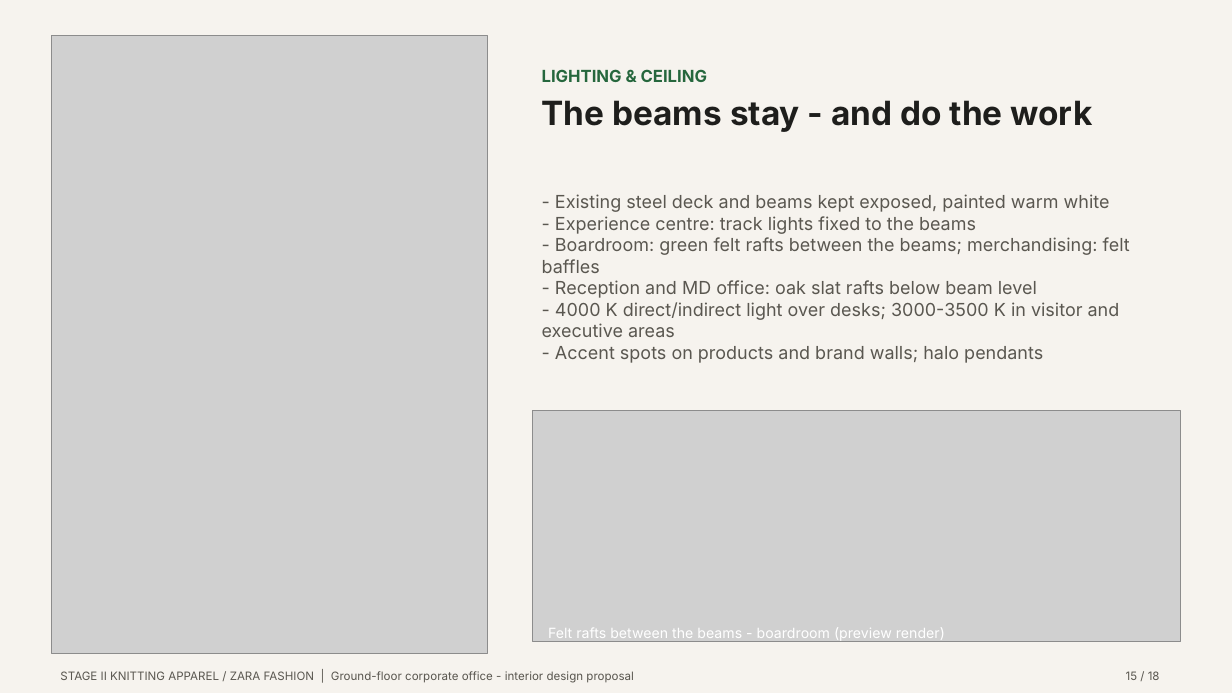
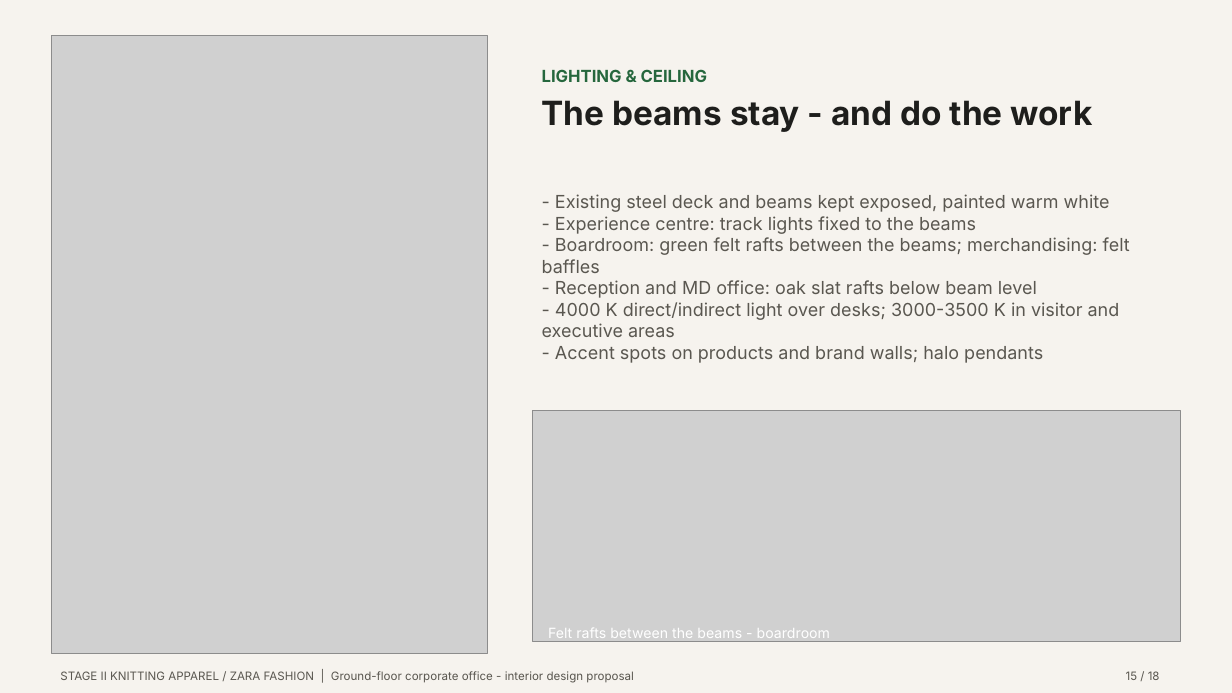
Before and after one commit to i-m-r-a-n/Practice01, a slide deck: slide 15 of GARMENT_OFFICE_FINAL_PRESENTATION/03_PRESENTATION/Garment_Office_Design_Pitch.pptx. Drawn at 1232x693 pixels with LibreOffice and Linux fonts; fonts in the diff are those of the drawing; grey boxes stand for pictures. Boxes give left, top, right and bottom in pixels: in the first picture for what was removed or moved away, otherwise in the second. Text is boxed around its words. In the diff, an @@ line names an element or a change of style, - is before the commit and + after.

```diff
--- a/GARMENT_OFFICE_FINAL_PRESENTATION/03_PRESENTATION/Garment_Office_Design_Pitch.pptx
+++ b/GARMENT_OFFICE_FINAL_PRESENTATION/03_PRESENTATION/Garment_Office_Design_Pitch.pptx
@@ text at (548, 628, 830, 642): text changed @@
-Felt rafts between the beams - boardroom (preview render)
+Felt rafts between the beams - boardroom
```
Also in this commit, not shown: 8 other slides changed, 56 other files.
